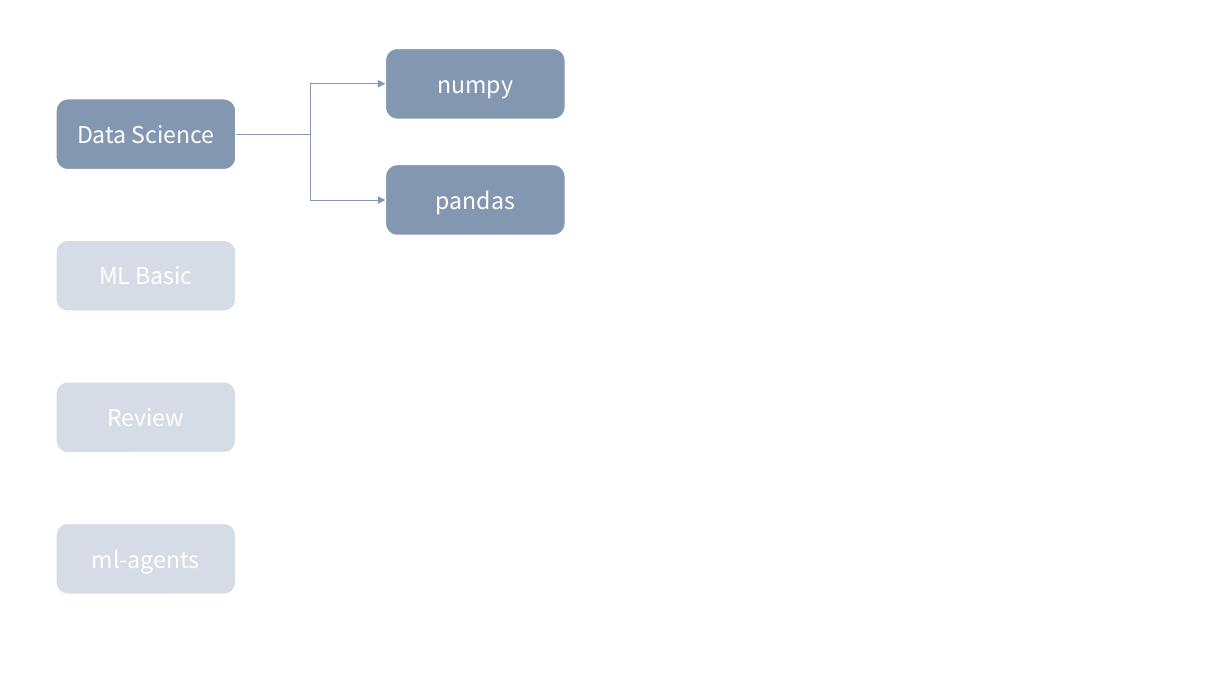
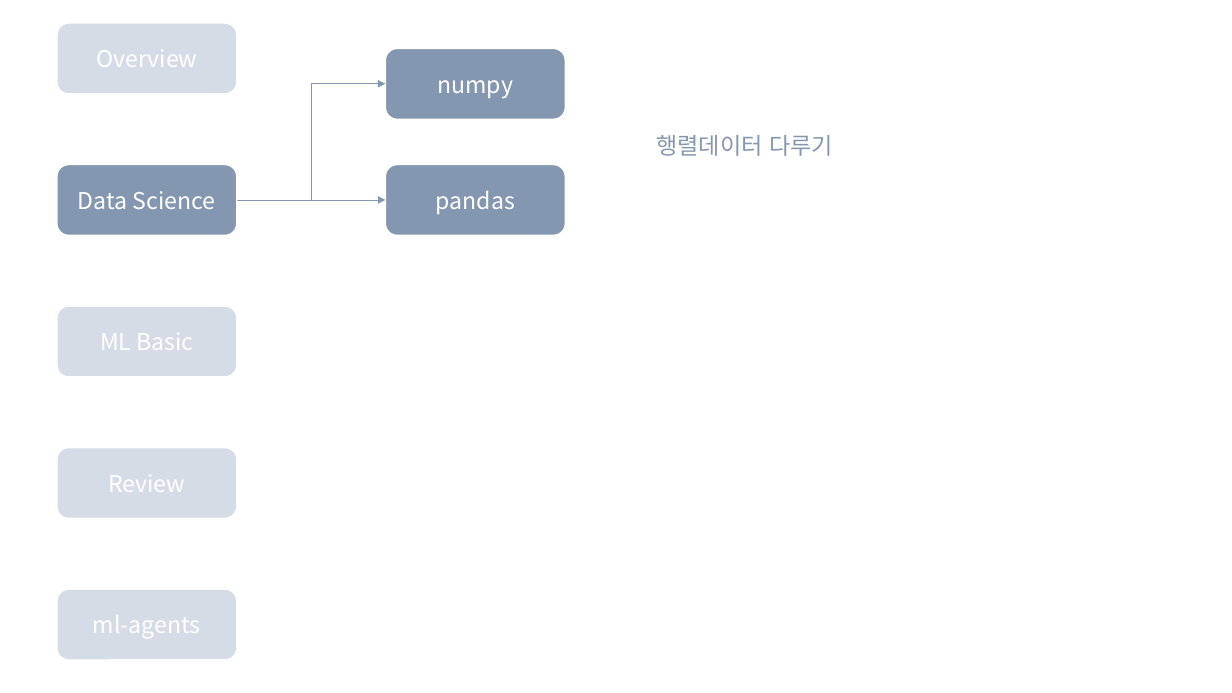
Before and after one commit to Linejin/ai_study, a slide deck: slide 8 of planning/AI seminar.pptx (slide 2 before the commit). Drawn at 1232x693 pixels with LibreOffice and Linux fonts; fonts in the diff are those of the drawing. Boxes give left, top, right and bottom in pixels: in the first picture for what was removed or moved away, otherwise in the second. Text is boxed around its words. In the diff, an @@ line names an element or a change of style, - is before the commit and + after.

```diff
--- a/planning/AI seminar.pptx
+++ b/planning/AI seminar.pptx
@@ rounded rectangle added at box(57, 23, 238, 94), fill #D6DCE5, outline #FFFFFF 1 pt, 18 pt, text #FFFFFF @@
+Overview
@@ elbow arrow moved from (236, 134) - (385, 84) to (237, 200) - (385, 84) @@
@@ text added at box(656, 135, 833, 156), 18 pt, text #8497B0 @@
+행렬데이터 다루기
@@ elbow arrow moved from (236, 134) - (385, 200) to (237, 200) - (385, 200) @@
@@ 4 rounded rectangles: place and size @@
-4 rounded rectangles at box(56, 99, 237, 594)
+4 rounded rectangles at box(57, 165, 238, 661)
```
Also in this commit, not shown: 14 other slides changed, 11 slides added, 6 slides removed.
